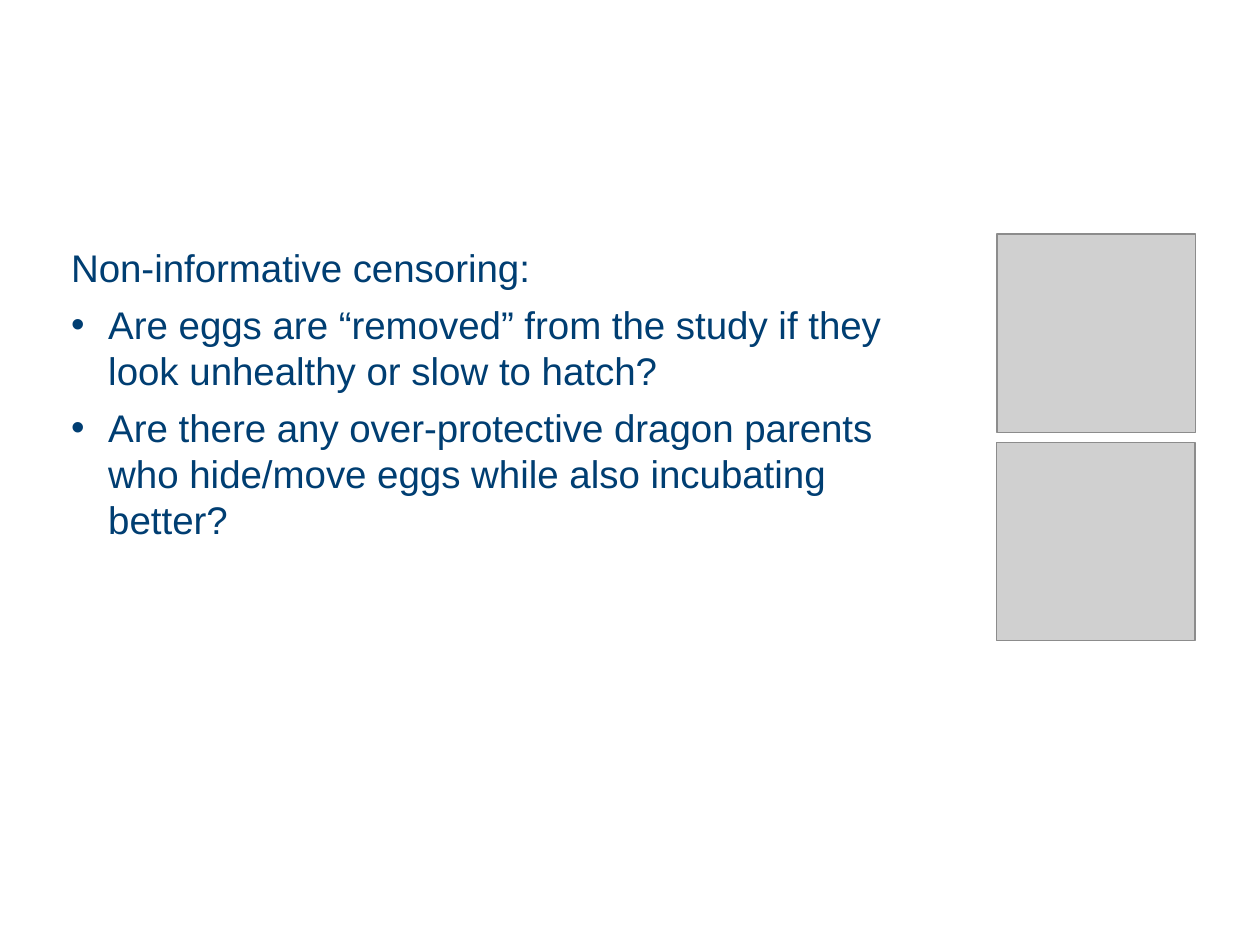
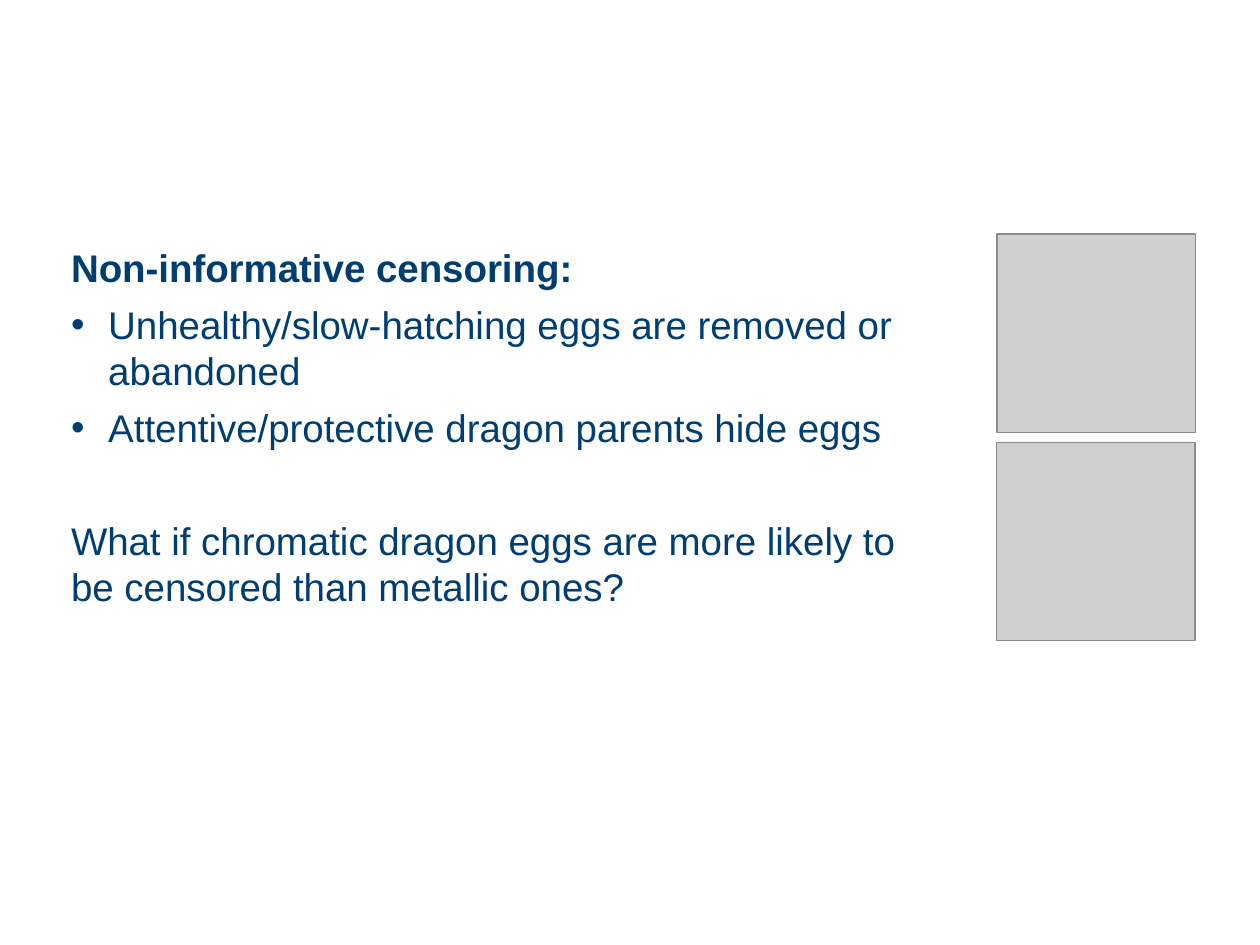
Before and after one commit to cambiotraining/stats-survival-analysis, a slide deck: slide 62 of survival-analysis-draft.pptx (slide 63 before the commit). Drawn at 1260x945 pixels with LibreOffice and Linux fonts; fonts in the diff are those of the drawing; grey boxes stand for pictures; background and template pictures are left out. Boxes give left, top, right and bottom in pixels: in the first picture for what was removed or moved away, otherwise in the second. Text is boxed around its words. In the diff, an @@ line names an element or a change of style, - is before the commit and + after.

```diff
--- a/survival-analysis-draft.pptx
+++ b/survival-analysis-draft.pptx
@@ text at [71, 254, 572, 290]: bold on in "Non-informative censoring:" @@
@@ text at [71, 311, 895, 602]: text changed @@
-• Are eggs are “removed” from the study if they look unhealthy or slow to hatch?
-• Are there any over-protective dragon parents who hide/move eggs while also incubating better?
+• Unhealthy/slow-hatching eggs are removed or abandoned
+• Attentive/protective dragon parents hide eggs
+What if chromatic dragon eggs are more likely to be censored than metallic ones?
```
Also in this commit, not shown: 13 other slides changed, 20 slides added, 6 slides removed, 33 other files.
